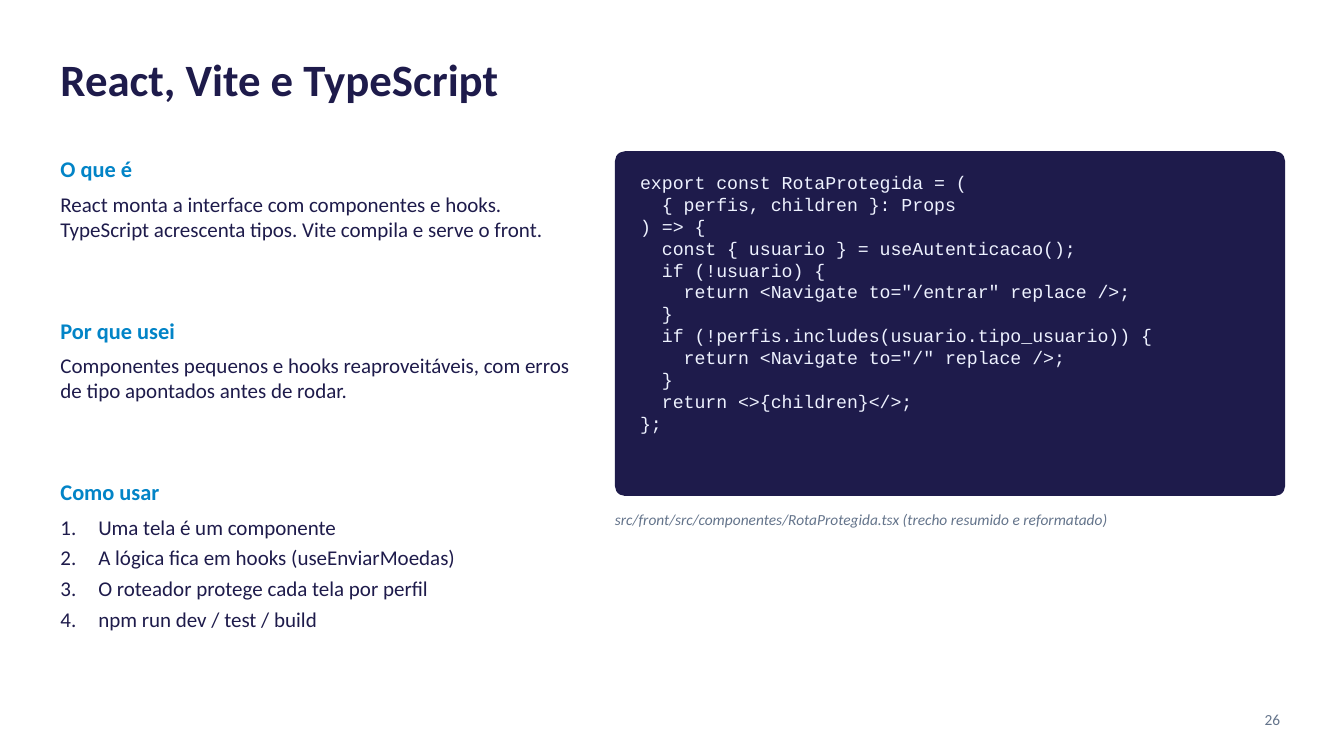
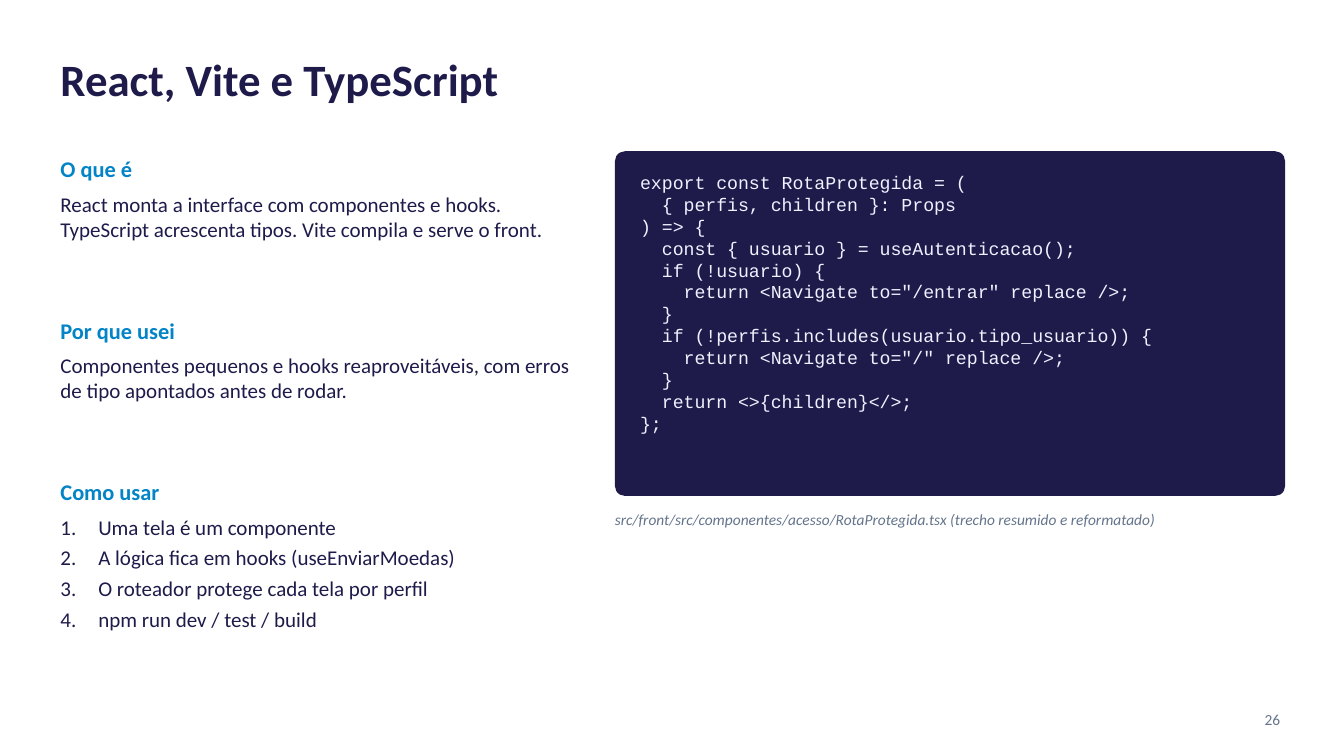
Before and after one commit to lucaslmchaves/sistema-moeda-estudantil, a slide deck: slide 26 of docs/apresentacao/Lab03S03-Apresentacao.pptx. Drawn at 1344x756 pixels with LibreOffice and Linux fonts; fonts in the diff are those of the drawing. Boxes give left, top, right and bottom in pixels: in the first picture for what was removed or moved away, otherwise in the second. Text is boxed around its words. In the diff, an @@ line names an element or a change of style, - is before the commit and + after.

Commit message:
docs: atualiza README, diagrama de componentes e slides com a nova estrutura de pastas

```diff
--- a/docs/apresentacao/Lab03S03-Apresentacao.pptx
+++ b/docs/apresentacao/Lab03S03-Apresentacao.pptx
@@ text at (615, 514, 1155, 528): text changed @@
-src/front/src/componentes/RotaProtegida.tsx (trecho resumido e reformatado)
+src/front/src/componentes/acesso/RotaProtegida.tsx (trecho resumido e reformatado)
```
Also in this commit, not shown: 6 other slides changed, 2 other files.
